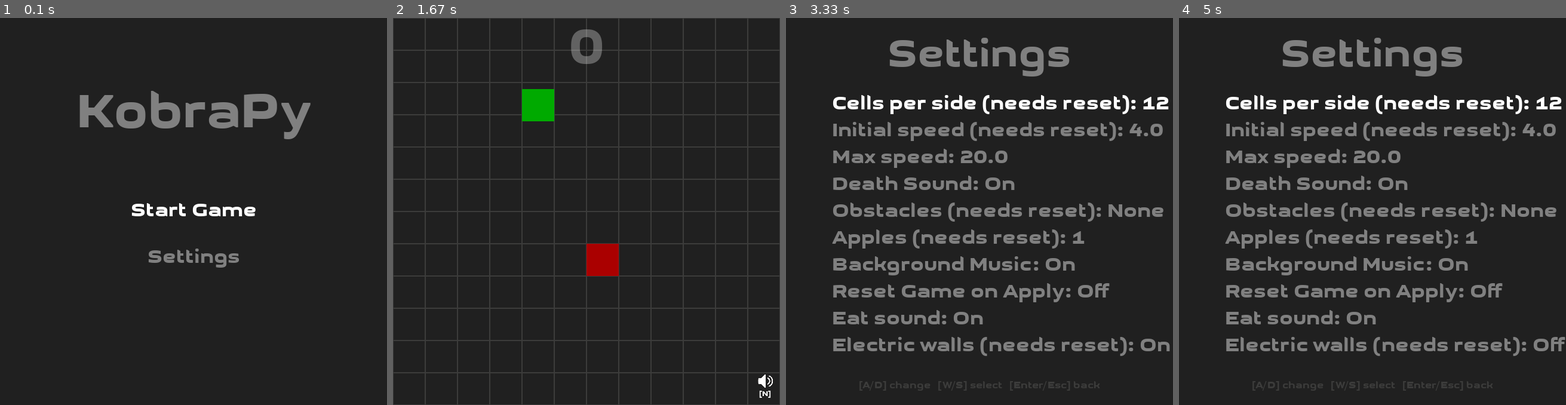
Above: before the commit, frames 1-4 (left to right).
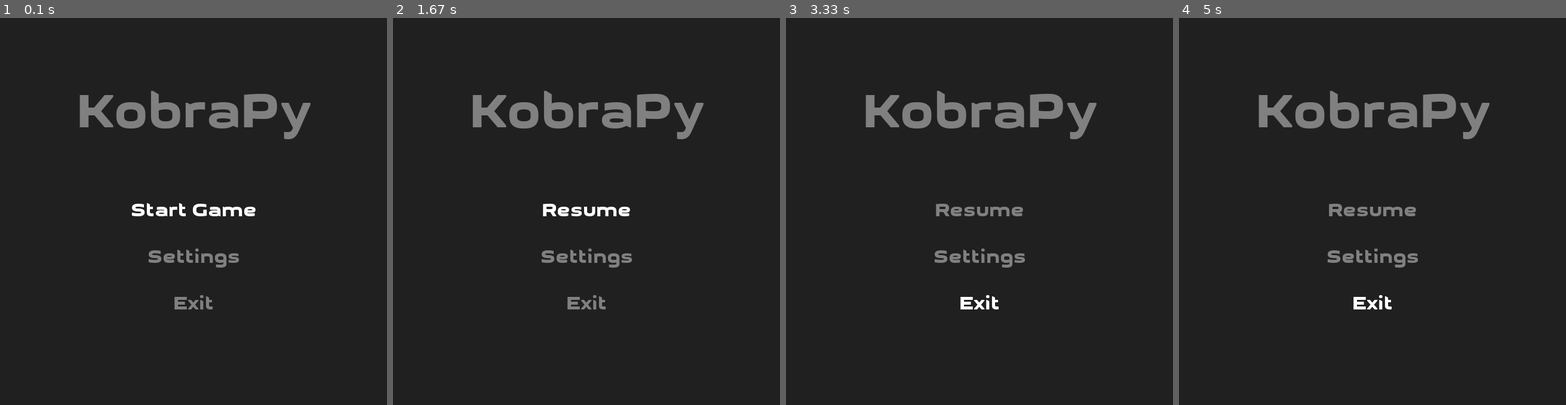
Above: after the commit, the same moments.

Repository: fossguild/naja
Game: pygame game, started from kobra.py
The game is run twice, just before and just after one commit, with the same random seed, the same clock (stepped at 60 frames per second) and the same inputs.
Inputs:
- Up to frame 1 (0.1 s): no input
- Up to frame 2 (1.67 s): tap Enter at 0.33, 1.17 s; hold M 0.67-1.13 s; hold Down 0.67-1.13 s; hold P from 1.5 s (still down); hold Down from 1.5 s (still down)
- Up to frame 3 (3.33 s): release P at 1.97 s; release Down at 1.97 s; hold Esc from 3 s (still down); hold W from 3 s (still down)
- Up to frame 4 (5 s): release Esc at 3.47 s; release W at 3.47 s; hold Up 3.5-3.97 s; hold D 4-4.63 s; hold Down from 4.67 s (still down)

The runs differ from the first frame. In frame 1, 0.2% of the frame differs, in the area x 45-55%, y 71-76%; in frame 2, 12%; in frame 3, 15%; in frame 4, 15%, in the area x 11-100%, y 5-97%.

Commit message:
feat: unify pause and settings menu

Diff:
--- a/kobra.py
+++ b/kobra.py
@@ -129,7 +129,7 @@
 
             key = event.key
 
-            if key in (pygame.K_ESCAPE, pygame.K_RETURN):
+            if key in (pygame.K_ESCAPE, pygame.K_RETURN, pygame.K_x):
                 return  # exit menu
 
             if key in (pygame.K_DOWN, pygame.K_s):
@@ -382,7 +382,7 @@
         settings: GameSettings instance
     """
     selected = 0
-    items = ["Start Game", "Settings"]
+    items = ["Start Game", "Settings", "Exit"]
 
     while True:
         state.arena.fill(ARENA_COLOR)
@@ -416,7 +416,7 @@
                     selected = (selected - 1) % len(items)
                 elif key in (pygame.K_DOWN, pygame.K_s):
                     selected = (selected + 1) % len(items)
-                elif key in (pygame.K_RETURN, pygame.K_SPACE):
+                elif key in (pygame.K_RETURN, pygame.K_SPACE, pygame.K_z):
                     if items[selected] == "Start Game":
                         return  # proceed to game
                     elif items[selected] == "Settings":
@@ -424,12 +424,104 @@
                         apply_settings(
                             state, assets, config, settings, reset_objects=False
                         )
+                    elif items[selected] == "Exit":
+                        pygame.quit()
+                        sys.exit()
                 elif key == pygame.K_m:
                     run_settings_menu(state, assets, settings)
                     apply_settings(state, assets, config, settings, reset_objects=False)
                 elif key == pygame.K_ESCAPE:
                     pygame.quit()
                     sys.exit()
+
+            if event.type == pygame.MOUSEBUTTONDOWN and event.button == 1:
+                # Simple click detection
+                mx, my = event.pos
+                for i, text_label in enumerate(items):
+                    rect = assets.render_small(text_label, MESSAGE_COLOR).get_rect(
+                        center=(
+                            state.width / 2,
+                            state.height / 2 + i * (state.height * 0.12),
+                        )
+                    )
+                    if rect.collidepoint(mx, my):
+                        if text_label == "Start Game":
+                            return
+                        elif text_label == "Settings":
+                            run_settings_menu(state, assets, settings)
+                            apply_settings(
+                                state, assets, config, settings, reset_objects=False
+                            )
+
+
+##
+## Pause menu (Resume/Settings)
+##
+
+
+def pause_menu(
+    state: GameState,
+    assets: GameAssets,
+    config: GameConfig,
+    settings: GameSettings,
+) -> None:
+    """Pause menu shown upon pausing the game.
+
+    Args:
+        state: GameState instance
+        assets: GameAssets instance
+        config: GameConfig instance
+        settings: GameSettings instance
+    """
+    selected = 0
+    items = ["Resume", "Settings", "Exit"]
+
+    while True:
+        state.arena.fill(ARENA_COLOR)
+
+        # Title
+        title = assets.render_big(WINDOW_TITLE, MESSAGE_COLOR)
+        state.arena.blit(
+            title, title.get_rect(center=(state.width / 2, state.height / 4))
+        )
+
+        # Draw buttons
+        for i, text_label in enumerate(items):
+            color = SCORE_COLOR if i == selected else MESSAGE_COLOR
+            text = assets.render_small(text_label, color)
+            rect = text.get_rect(
+                center=(state.width / 2, state.height / 2 + i * (state.height * 0.12))
+            )
+            state.arena.blit(text, rect)
+
+        pygame.display.update()
+
+        # Input handling
+        for event in pygame.event.get():
+            if event.type == pygame.QUIT:
+                pygame.quit()
+                sys.exit()
+
+            if event.type == pygame.KEYDOWN:
+                key = event.key
+                if key in (pygame.K_UP, pygame.K_w):
+                    selected = (selected - 1) % len(items)
+                elif key in (pygame.K_DOWN, pygame.K_s):
+                    selected = (selected + 1) % len(items)
+                elif key in (pygame.K_RETURN, pygame.K_SPACE, pygame.K_z):
+                    if items[selected] == "Resume":
+                        return  # proceed to game
+                    elif items[selected] == "Settings":
+                        run_settings_menu(state, assets, settings)
+                        apply_settings(
+                            state, assets, config, settings, reset_objects=False
+                        )
+                    elif items[selected] == "Exit":
+                        pygame.quit()
+                        sys.exit()
+                elif key == pygame.K_m:
+                    run_settings_menu(state, assets, settings)
+                    apply_settings(state, assets, config, settings, reset_objects=False)
 
             if event.type == pygame.MOUSEBUTTONDOWN and event.button == 1:
                 # Simple click detection
@@ -610,9 +702,11 @@
                 elif event.key == pygame.K_q:
                     pygame.quit()
                     sys.exit()
-                elif event.key == pygame.K_p:  # P : pause game
-                    state.toggle_pause()
-                elif event.key in (pygame.K_m, pygame.K_ESCAPE):  # M or ESC : open menu
+                elif event.key in (
+                    pygame.K_m,
+                    pygame.K_p,
+                    pygame.K_ESCAPE,
+                ):  # M, P or ESC: open pause menu
                     was_running = state.game_on
                     state.pause()
 
@@ -623,7 +717,7 @@
                     old_num_apples = settings.get("number_of_apples")
                     old_electric_walls = settings.get("electric_walls")
 
-                    run_settings_menu(state, assets, settings)
+                    pause_menu(state, assets, config, settings)
 
                     # Check if critical settings changed (require reset)
                     needs_reset = (
